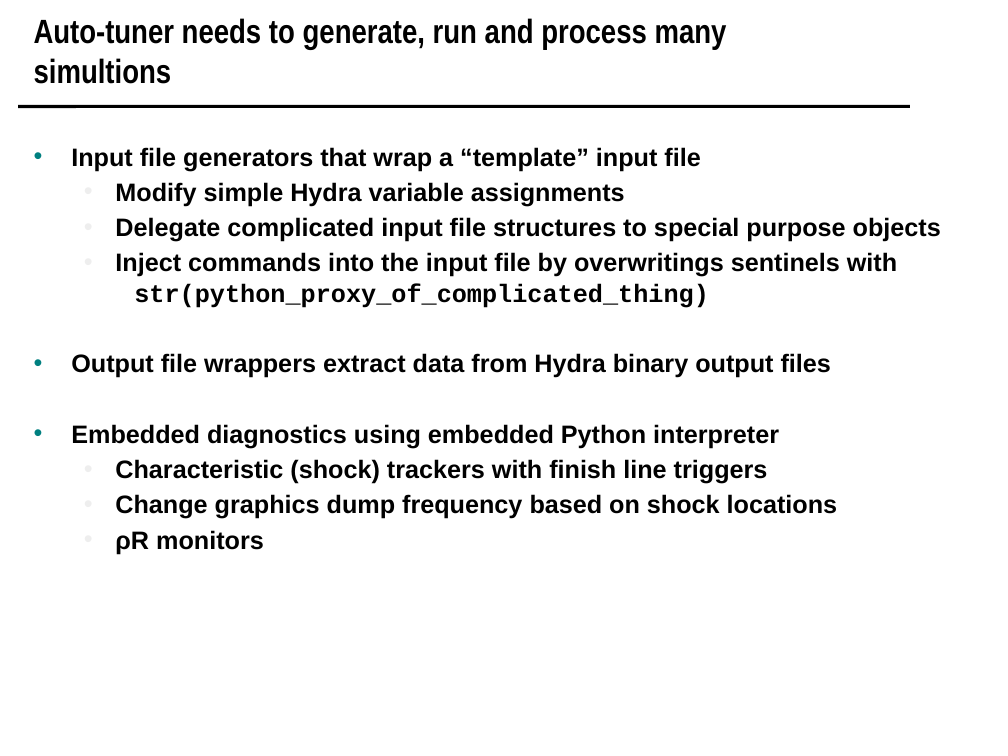
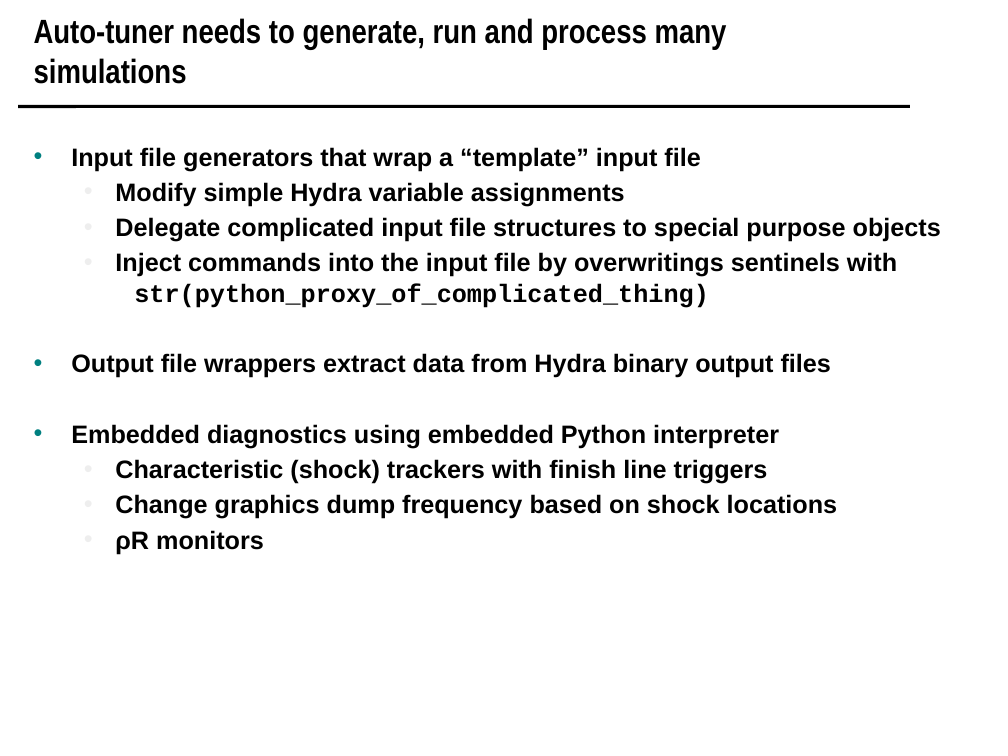
Before and after one commit to scipy-conference/scipy_proceedings, a slide deck: slide 14 of papers/koningterry/slides.pptx (slide 12 before the commit). Drawn at 1008x756 pixels with LibreOffice and Linux fonts; fonts in the diff are those of the drawing; background and template pictures are left out. Boxes give left, top, right and bottom in pixels: in the first picture for what was removed or moved away, otherwise in the second. Text is boxed around its words. In the diff, an @@ line names an element or a change of style, - is before the commit and + after.

```diff
--- a/papers/koningterry/slides.pptx
+++ b/papers/koningterry/slides.pptx
@@ title at (34, 18, 727, 84): text changed @@
-Auto-tuner needs to generate, run and process many simultions
+Auto-tuner needs to generate, run and process many simulations
```
Also in this commit, not shown: 6 other slides changed, 2 slides added.
